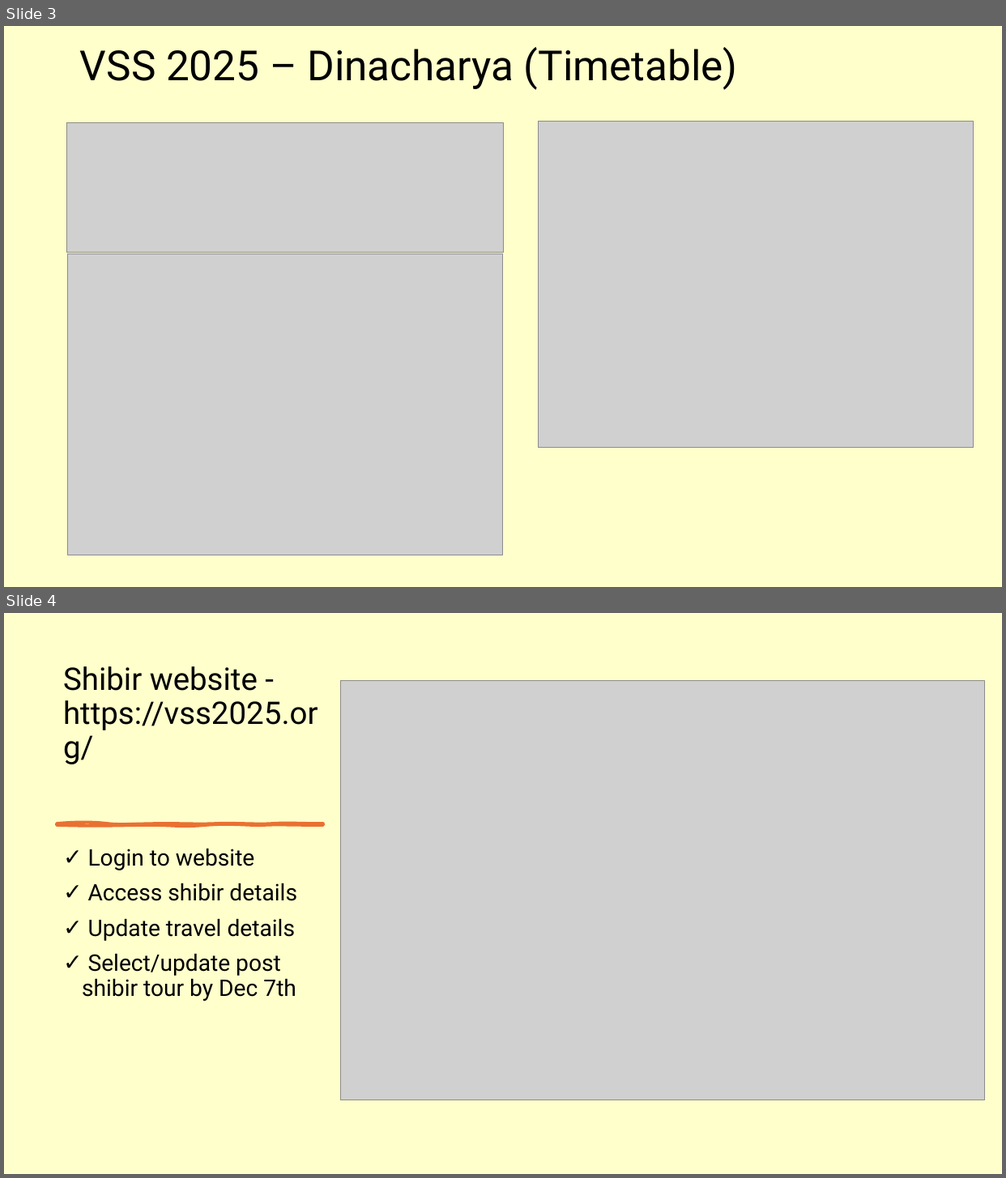
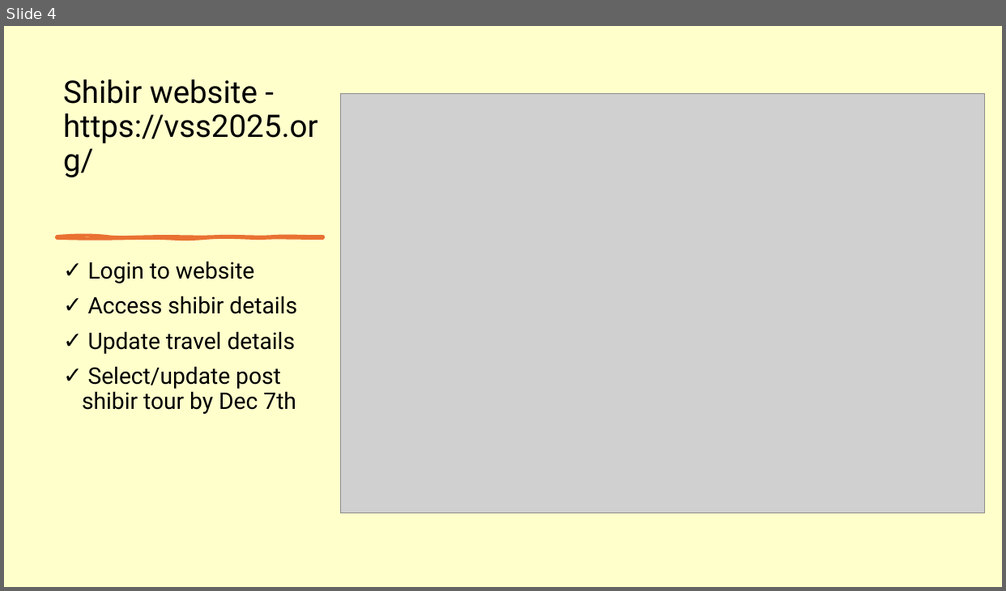
Before and after one commit to vivekmallampati/VSS2025, a slide deck: docs/VSS2025 countrywise pre-shibir orientation.pptx. Shown one above the other, each under a label of ours: slides 3 and 4 before the commit, slide 4 after it. The pictures are 1006x1178 and 1006x591 pixels, drawn with LibreOffice and Linux fonts; fonts in the diff are those of the drawing; grey boxes stand for pictures. Boxes give left, top, right and bottom in pixels: in the first picture for what was removed or moved away, otherwise in the second. Text is boxed around its words. In the diff, an @@ line names an element or a change of style, - is before the commit and + after.

```diff
--- a/docs/VSS2025 countrywise pre-shibir orientation.pptx
+++ b/docs/VSS2025 countrywise pre-shibir orientation.pptx
@@ slide 3 removed at [4,26,1002,587], background #FFFFCC @@
@@ title removed at [80,47,738,90] @@
-VSS 2025 – Dinacharya (Timetable)
@@ picture removed at [66,122,503,253] @@
@@ picture removed at [538,121,974,447] @@
@@ picture removed at [68,254,503,555] @@
```
Also in this commit, not shown: 1 slide changed, 1 slide added, 1 other file.
